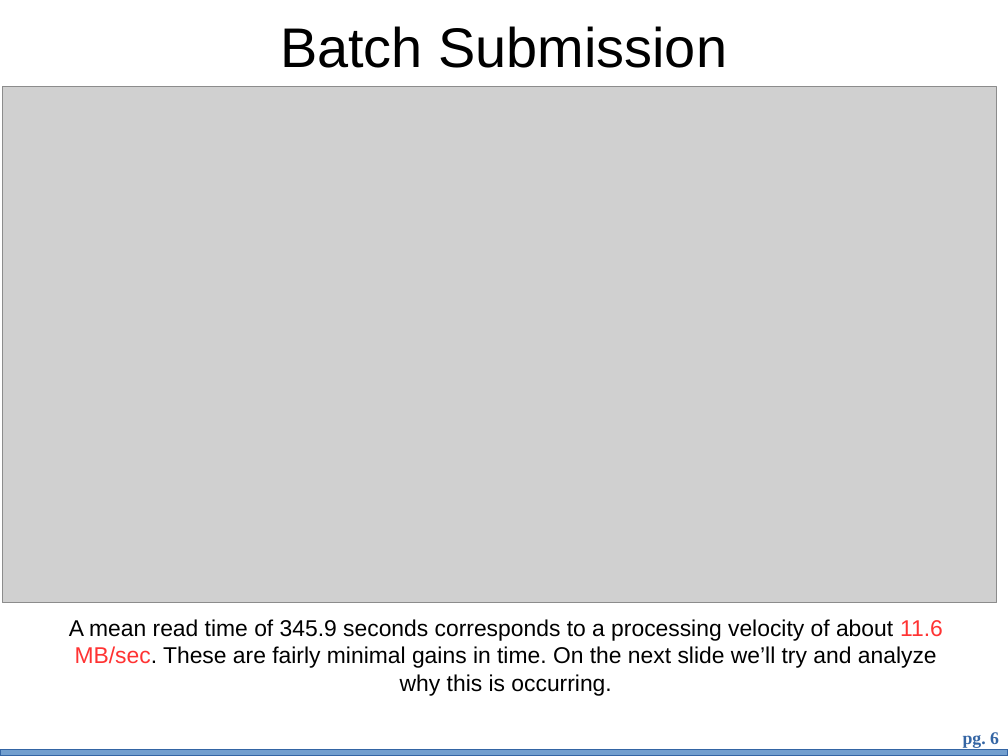
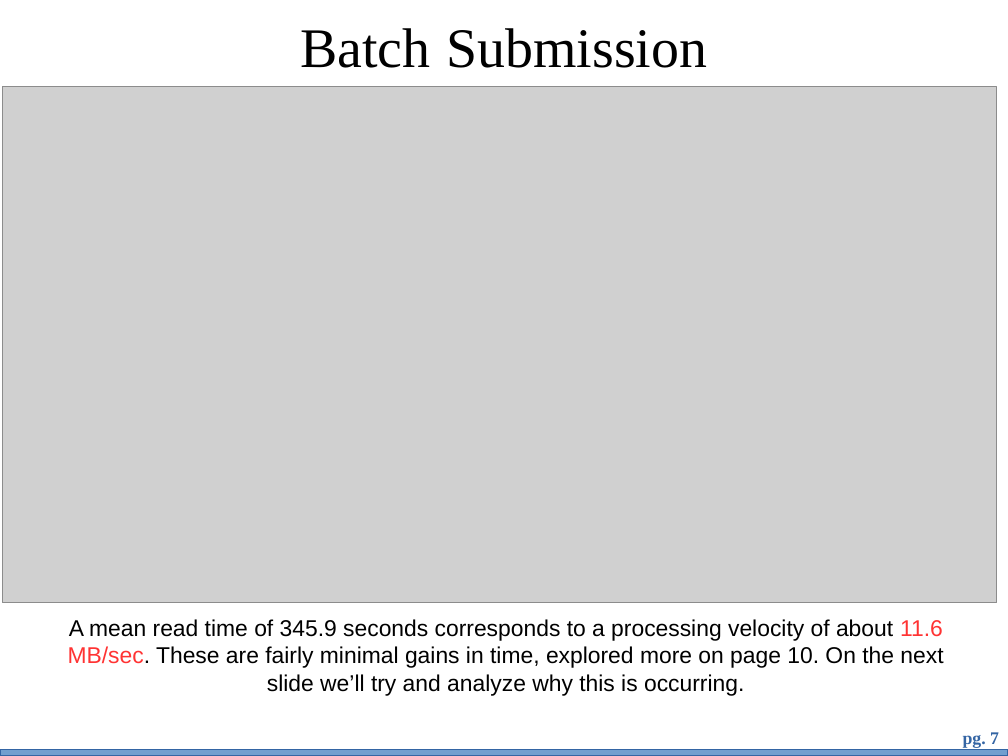
Before and after one commit to bth5032/smartsubmit, a slide deck: slide 7 of Presentations/benchmarking/bench.odp (slide 6 before the commit). Drawn at 1008x756 pixels with LibreOffice and Linux fonts; fonts in the diff are those of the drawing; grey boxes stand for pictures; background and template pictures are left out. Boxes give left, top, right and bottom in pixels: in the first picture for what was removed or moved away, otherwise in the second. Text is boxed around its words. In the diff, an @@ line names an element or a change of style, - is before the commit and + after.

```diff
--- a/Presentations/benchmarking/bench.odp
+++ b/Presentations/benchmarking/bench.odp
@@ title "Batch Submission" at [300, 28, 707, 68]: font Arial to Times New Roman @@
@@ text at [68, 619, 943, 696]: text changed @@
-A mean read time of 345.9 seconds corresponds to a processing velocity of about 11.6 MB/sec. These are fairly minimal gains in time. On the next slide we’ll try and analyze why this is occurring.
+A mean read time of 345.9 seconds corresponds to a processing velocity of about 11.6 MB/sec. These are fairly minimal gains in time, explored more on page 10. On the next slide we’ll try and analyze why this is occurring.
@@ page number at [963, 732, 999, 748]: text changed @@
-pg. 6
+pg. 7
```
Also in this commit, not shown: 7 other slides changed, 2 slides added, 1 slide removed, 2 other files.
